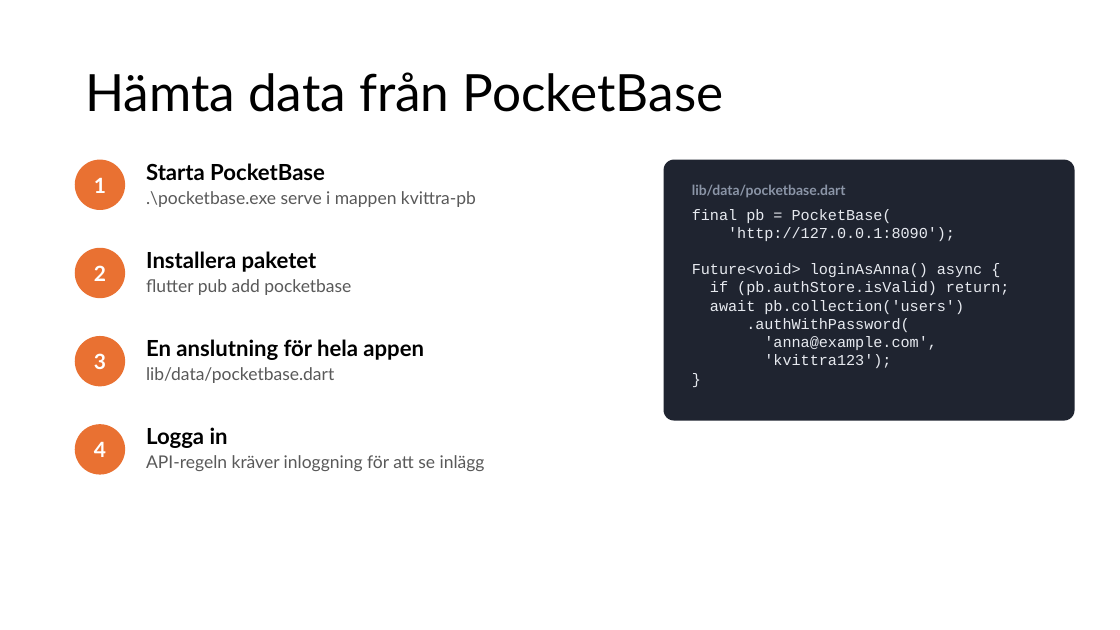
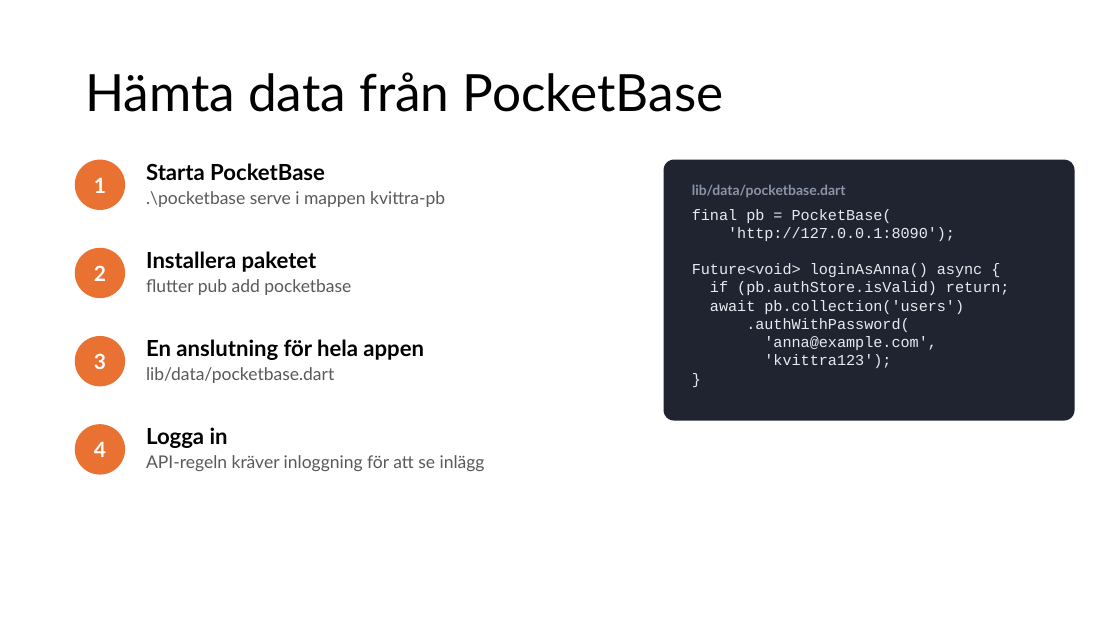
Before and after one commit to abbjetmus/pocketbase-flutter-kurs, a slide deck: slide 57 of Databaser och mobilapputveckling - sammanfattning.pptx. Drawn at 1120x630 pixels with LibreOffice and Linux fonts; fonts in the diff are those of the drawing. Boxes give left, top, right and bottom in pixels: in the first picture for what was removed or moved away, otherwise in the second. Text is boxed around its words. In the diff, an @@ line names an element or a change of style, - is before the commit and + after.

Commit message:
Update PocketBase commands in documentation for consistency and clarity

```diff
--- a/Databaser och mobilapputveckling - sammanfattning.pptx
+++ b/Databaser och mobilapputveckling - sammanfattning.pptx
@@ text at [146, 191, 445, 207]: text changed @@
-.\pocketbase.exe serve i mappen kvittra-pb
+.\pocketbase serve i mappen kvittra-pb
```
Also in this commit, not shown: 2 other slides changed, 5 other files.
